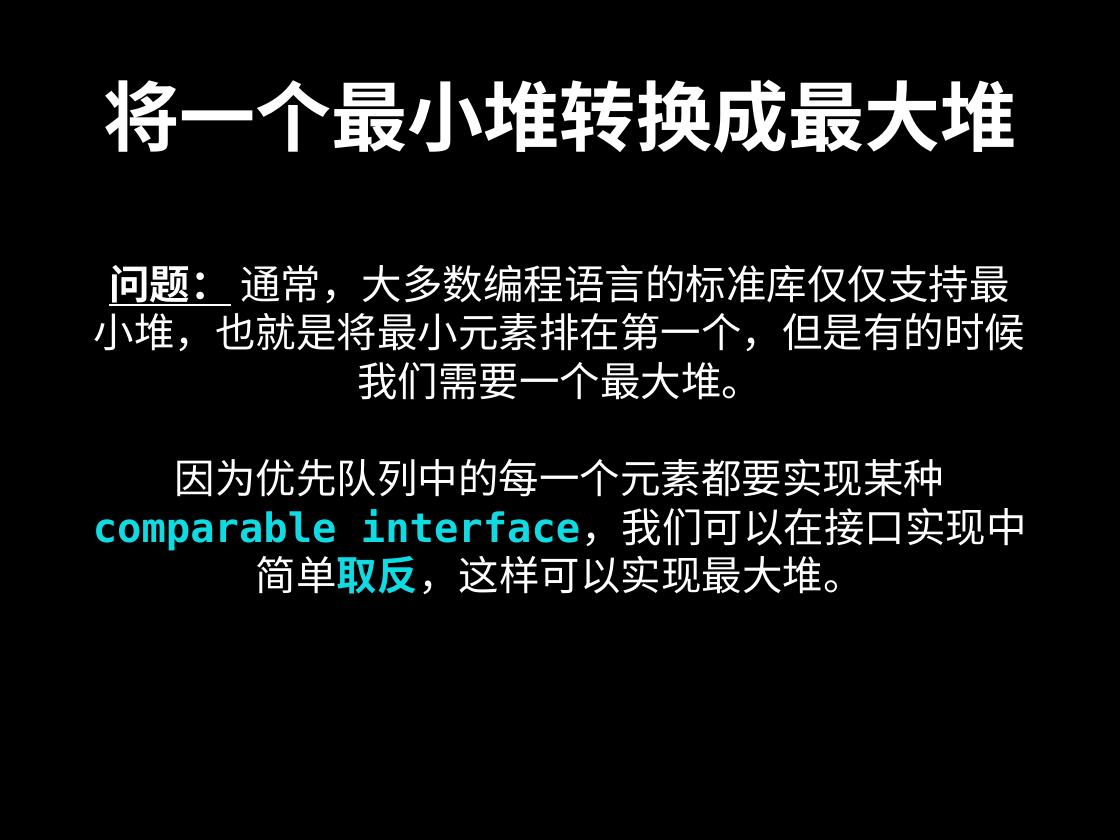
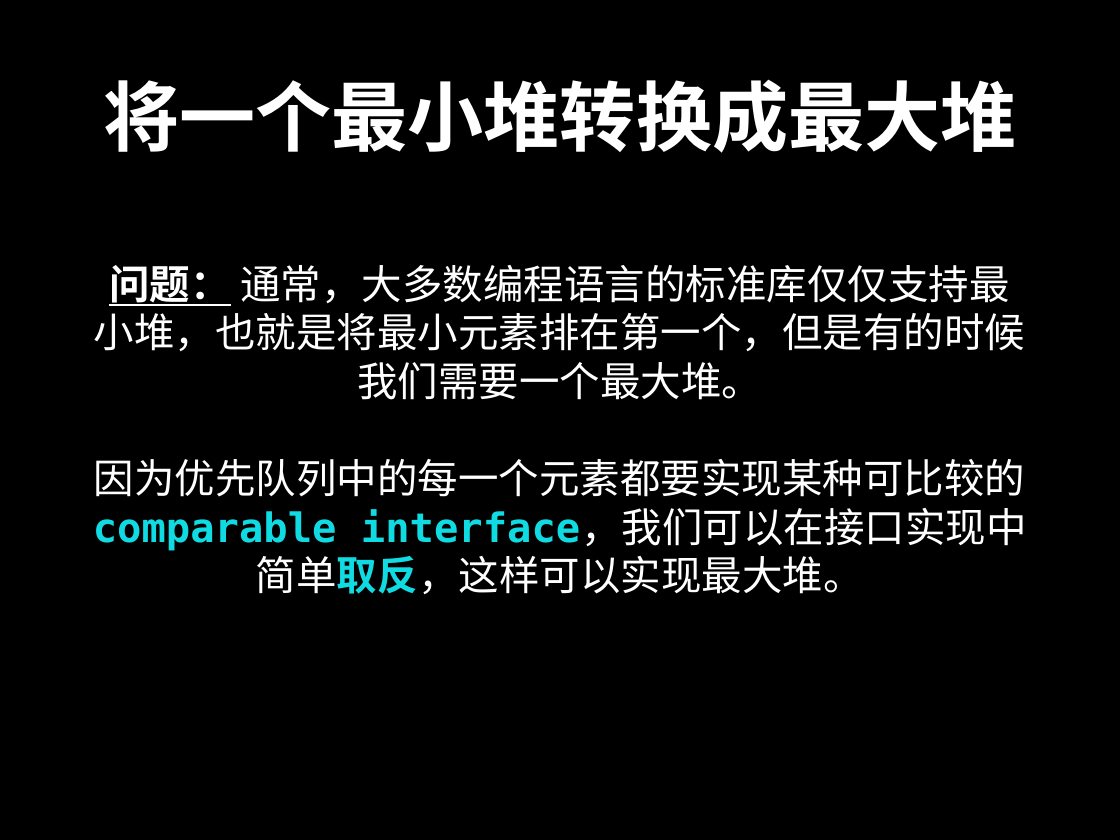
Before and after one commit to spring2go/Algorithms, a slide deck: slide 41 of slides/datastructures/priorityqueue/PriorityQueue.pptx. Drawn at 1120x840 pixels with LibreOffice and Linux fonts; fonts in the diff are those of the drawing. Boxes give left, top, right and bottom in pixels: in the first picture for what was removed or moved away, otherwise in the second. Text is boxed around its words. In the diff, an @@ line names an element or a change of style, - is before the commit and + after.

```diff
--- a/slides/datastructures/priorityqueue/PriorityQueue.pptx
+++ b/slides/datastructures/priorityqueue/PriorityQueue.pptx
@@ text at box(93, 459, 1027, 594): text changed @@
-因为优先队列中的每一个元素都要实现某种comparable interface，我们可以在接口实现中简单取反，这样可以实现最大堆。
+因为优先队列中的每一个元素都要实现某种可比较的comparable interface，我们可以在接口实现中简单取反，这样可以实现最大堆。
```
Also in this commit, not shown: 36 other slides changed, 4 slides added, 4 slides removed.
